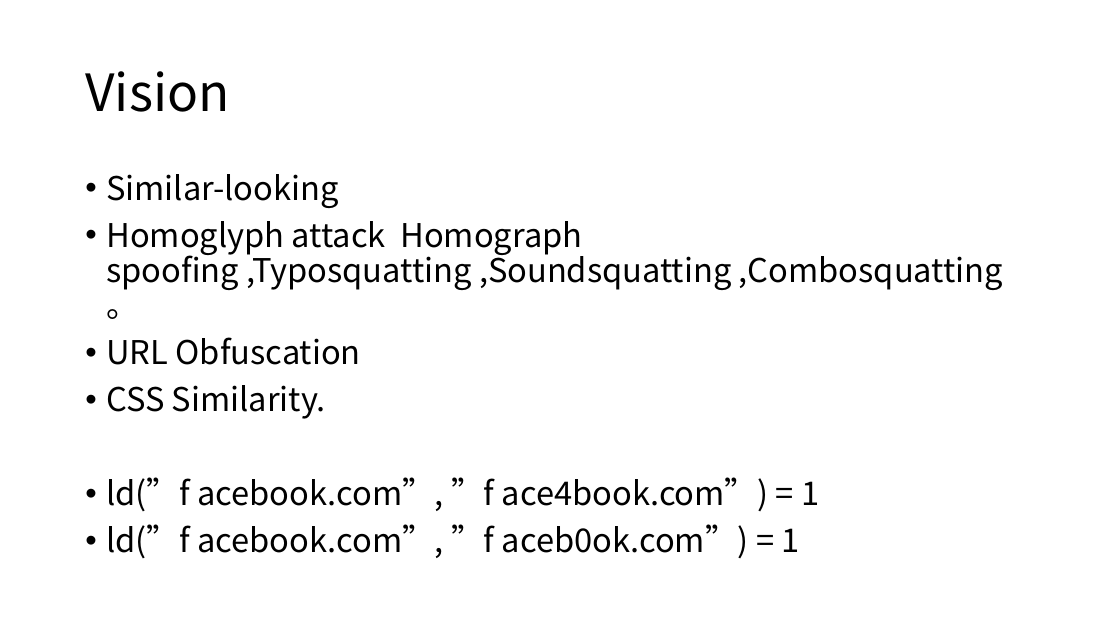
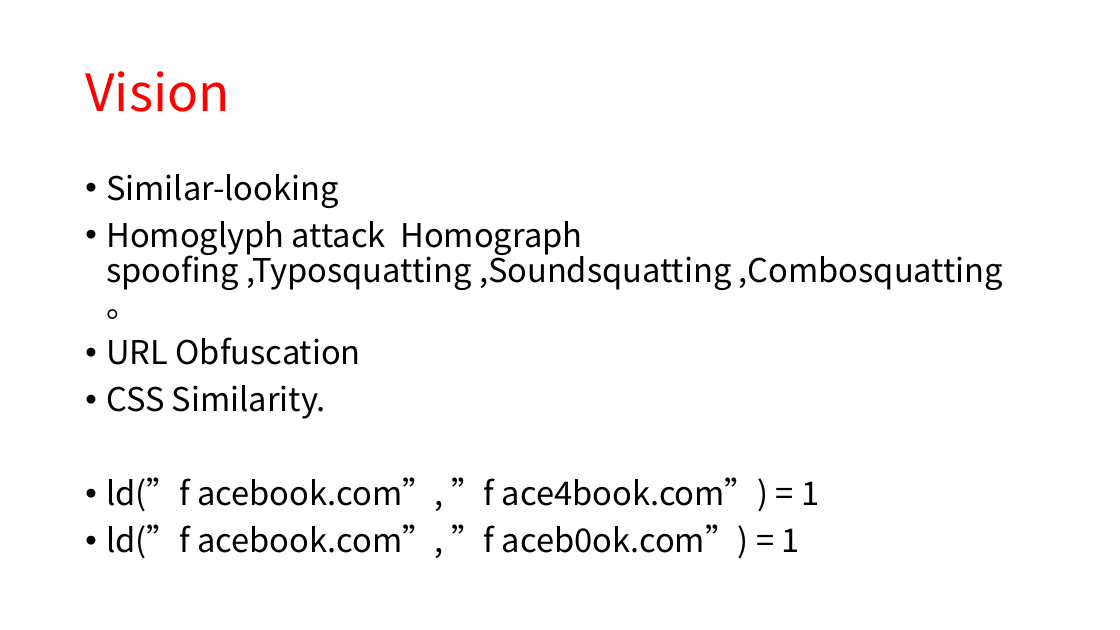
Before and after one commit to wang-zifu/anti-phishing, a slide deck: slide 14 of doc/AI Anti-phishing.pptx (slide 13 before the commit). Drawn at 1120x630 pixels with LibreOffice and Linux fonts; fonts in the diff are those of the drawing. Boxes give left, top, right and bottom in pixels: in the first picture for what was removed or moved away, otherwise in the second. Text is boxed around its words. In the diff, an @@ line names an element or a change of style, - is before the commit and + after.

```diff
--- a/doc/AI Anti-phishing.pptx
+++ b/doc/AI Anti-phishing.pptx
@@ title "Vision" at (x1=85, y1=71, x2=229, y2=112): text colour #000000 to #FF0000 @@
```
Also in this commit, not shown: 7 other slides changed, 1 slide added.
